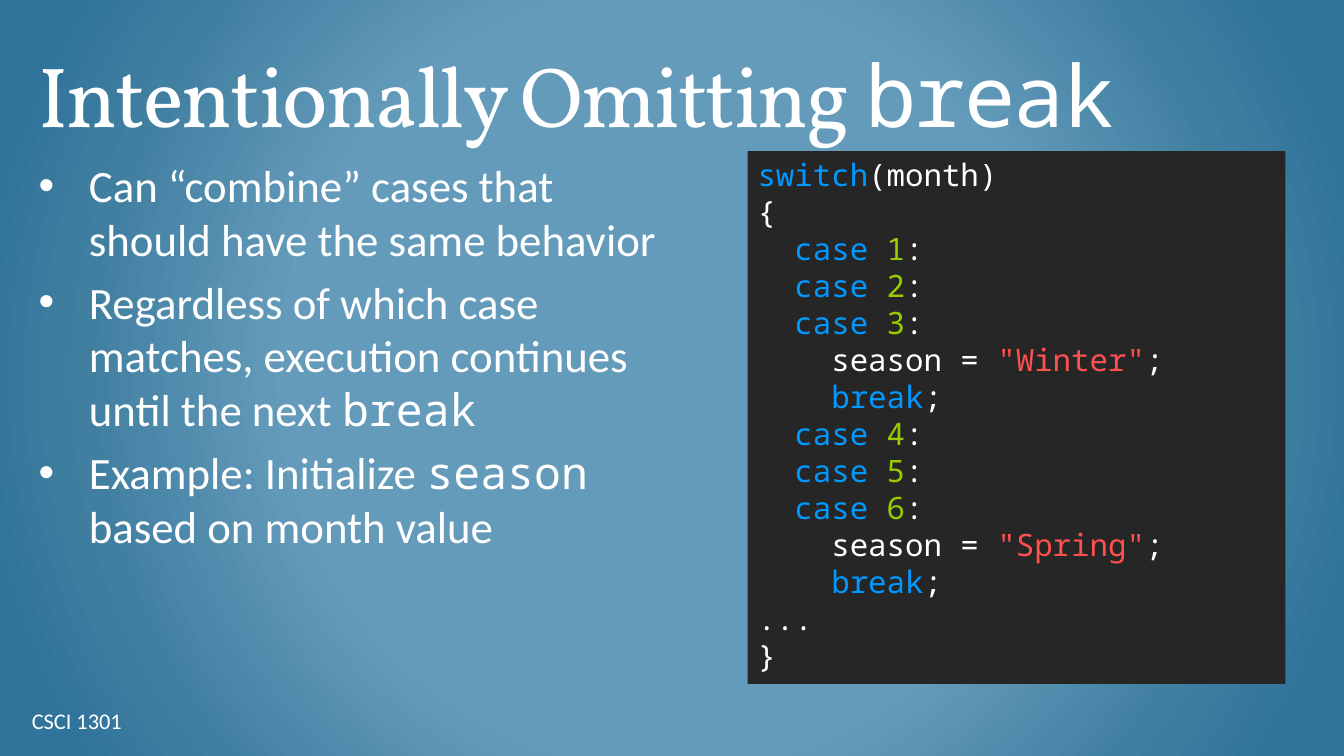
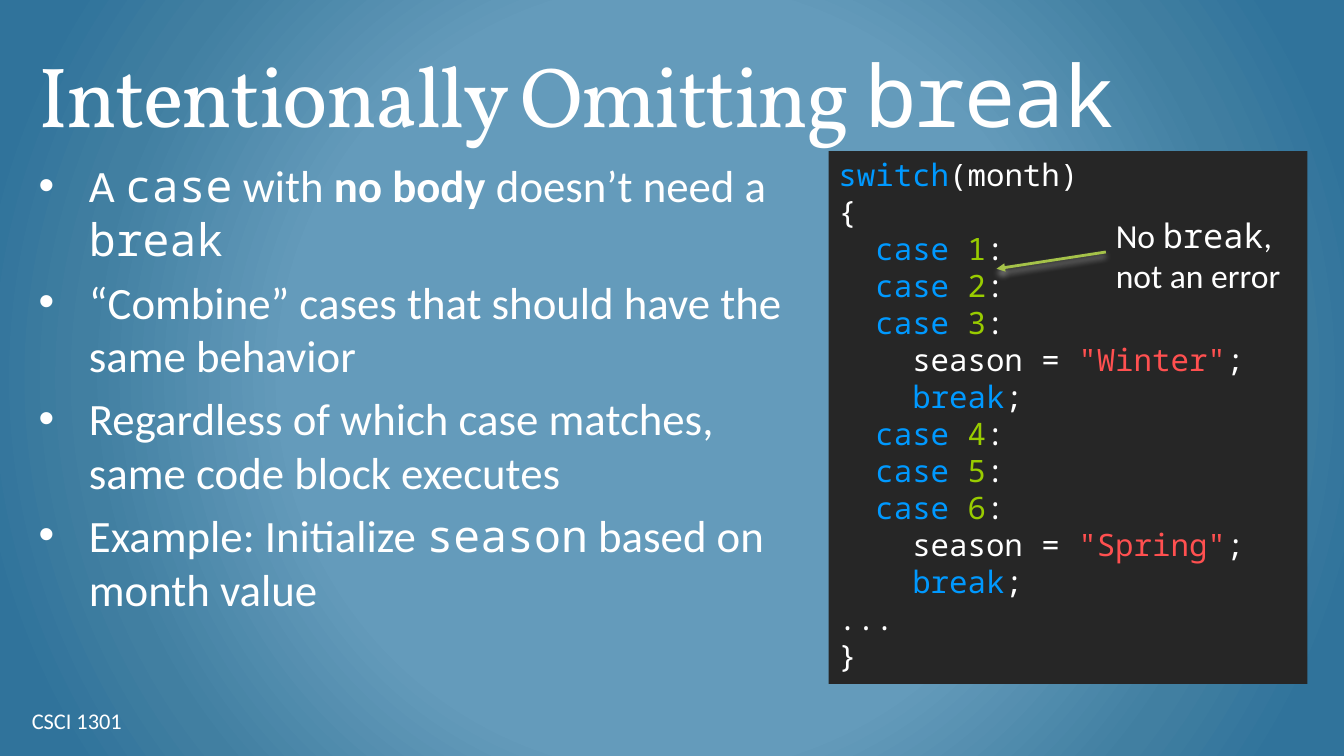
Before and after one commit to csci-1301/csci-1301.github.io, a slide deck: slide 9 of lectures/100_switch/Switch.pptx. Drawn at 1344x756 pixels with LibreOffice and Linux fonts; fonts in the diff are those of the drawing; background and template pictures are left out. Boxes give left, top, right and bottom in pixels: in the first picture for what was removed or moved away, otherwise in the second. Text is boxed around its words. In the diff, an @@ line names an element or a change of style, - is before the commit and + after.

Commit message:
Fixed switch lecture's discussion of break
As Clement pointed out, C# actually doesn't allow fall-through for anything except empty case blocks. I should have double-checked this before writing my lecture.

```diff
--- a/lectures/100_switch/Switch.pptx
+++ b/lectures/100_switch/Switch.pptx
@@ text at <box>89,170,781,490</box>: text changed @@
-• Can “combine” cases that should have the same behavior
-• Regardless of which case matches, execution continues until the next break
+• A case with no body doesn’t need a break
+• “Combine” cases that should have the same behavior
+• Regardless of which case matches, same code block executes
@@ rectangle "switch(month)": place and size @@
-rectangle "switch(month)" at <box>747,151,1285,684</box>
+rectangle "switch(month)" at <box>829,151,1308,684</box>
@@ text added at <box>1116,222,1280,289</box>, 24 pt, text #FFFFFF @@
+No break, not an error
@@ arrow added from (1106, 252) to (996, 269), #A5C249 2 pt @@
```
Also in this commit, not shown: 1 other slide changed, 1 slide added, 1 other file.
